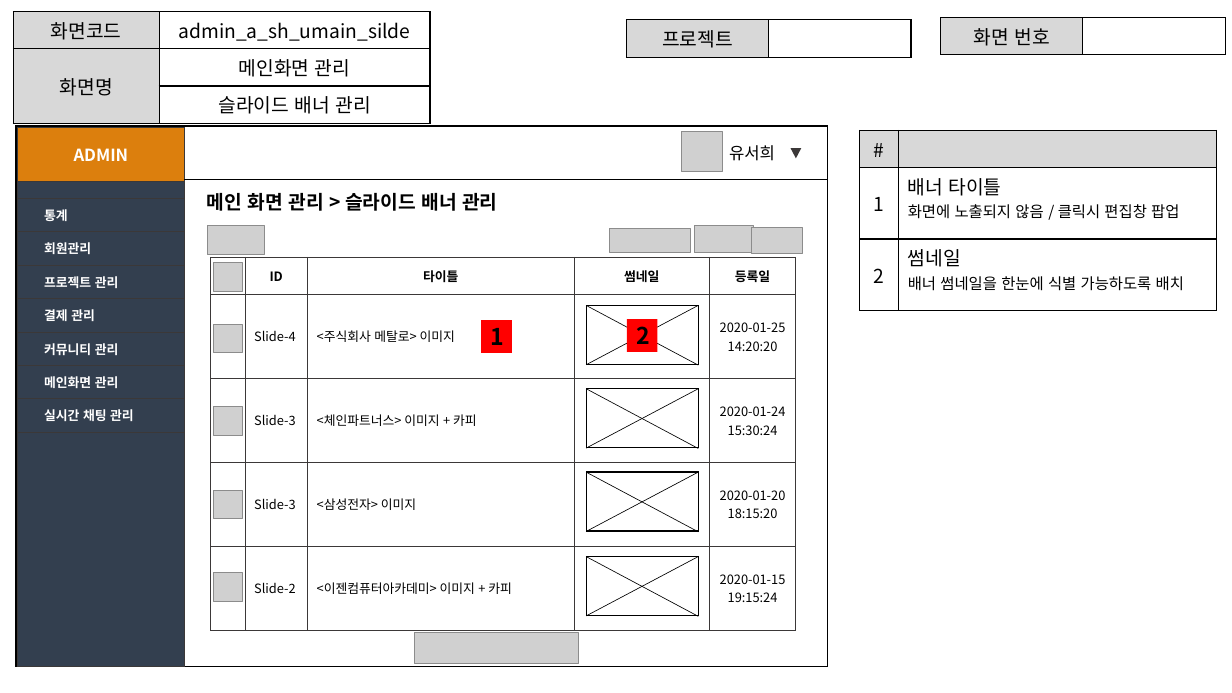
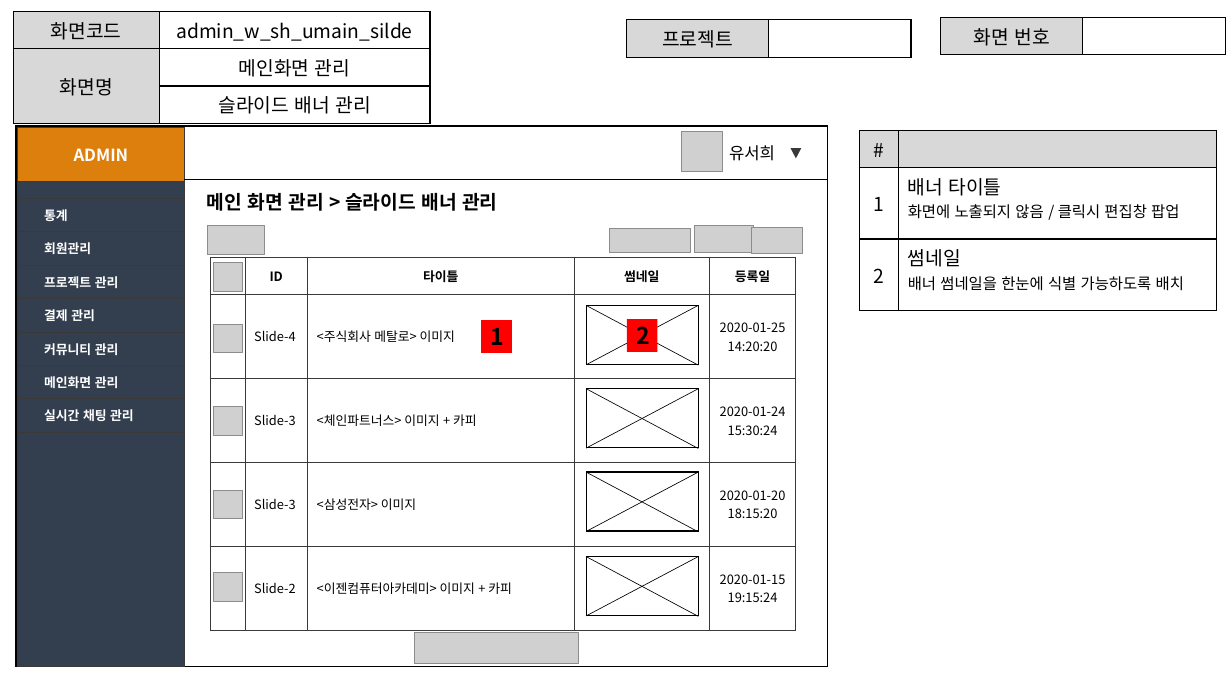
Before and after one commit to ezenteam2/EzenCrowdFunding, a slide deck: slide 11 of project03 화면설계서/project03 - 화면 설계서 - 서희.pptx. Drawn at 1232x693 pixels with LibreOffice and Linux fonts; fonts in the diff are those of the drawing; grey boxes stand for pictures. Boxes give left, top, right and bottom in pixels: in the first picture for what was removed or moved away, otherwise in the second. Text is boxed around its words. In the diff, an @@ line names an element or a change of style, - is before the commit and + after.

```diff
--- a/project03 화면설계서/project03 - 화면 설계서 - 서희.pptx
+++ b/project03 화면설계서/project03 - 화면 설계서 - 서희.pptx
@@ table at (x1=13, y1=12, x2=430, y2=118) @@
-row 1, column 2: admin_a_sh_umain_silde
+row 1, column 2: admin_w_sh_umain_silde
```
Also in this commit, not shown: 11 other slides changed, 8 other files.
